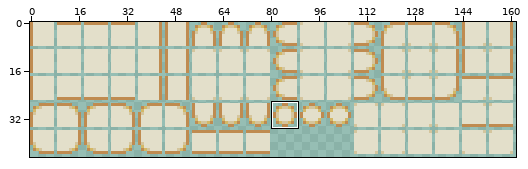
Edited in one commit: sprite sheet (Assets/Textures/Tiles/MyrdencoreTile.png). Above: a wide view before the commit, with the close-up outlined.
Close-up. The starting point:
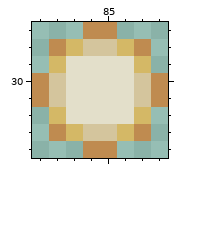
The file is 324x90 pixels, drawn in blocks of 2x2; one block is one cell here. Shown: x 81..88, y 27..34. The commit also changed other parts of the picture, which this record leaves out.
Once edited:
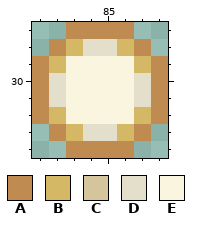
Palette (. is transparent): A #bf8b50  B #d4b866  C #d4c59d  D #e3dfca  E #faf5de
Changes in this commit:
Changed rows in their new state; - is an unchanged pixel.
first column x 81:
27 --A--A--
28 ---DD---
29 A-EEEE-A
30 -DEEEED-
31 -DEEEED-
32 A-EEEE-A
33 ---DD---
34 --A--A--
